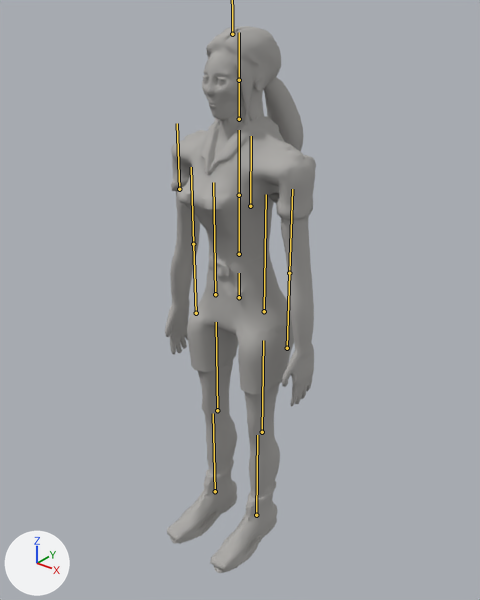
Renders of the glTF model models/keeper/female/keeper_female.glb from each side of a commit.
One viewpoint serves both versions: a 50 mm lens placed at (1.52, -1.89, 2.07), pointed at (-0.02, 0.03, 0.87). The lights are fixed; the arrows at lower left show +X, +Y and +Z. The first picture is the older version. Both versions are drawn at the pose saved in each file; the numbers are the values there. The bones that change, and the others that lie on the model, are drawn over the model as lines.
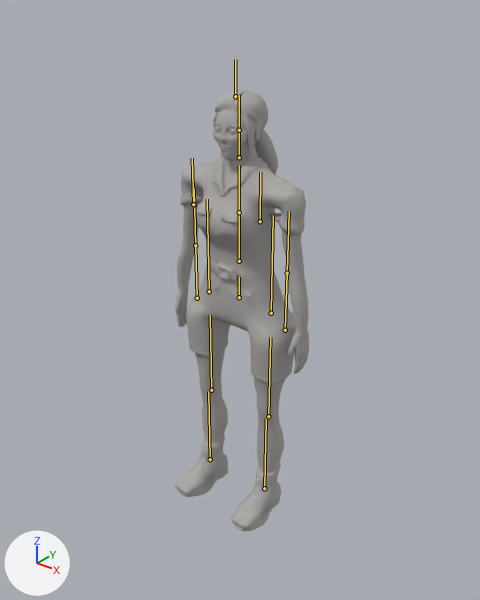
Location of each change, (x1, y1, x2, y2) in pixels of the pictures (480 x 600 px):
'Mesh_0', posed (11% narrower, 19% shorter)
    before: (165, 26, 316, 573)
    after: (175, 90, 309, 531)
bone 'hips', root to tip
    before: (239, 297) to (239, 273)
    after: (239, 297) to (239, 277)
bone 'chest', root to tip
    before: (239, 195) to (239, 130)
    after: (239, 212) to (239, 165)
bone 'head', root to tip
    before: (239, 80) to (239, 32)
    after: (239, 130) to (239, 95)
bone 'legUL', root to tip
    before: (264, 311) to (266, 194)
    after: (271, 313) to (273, 215)
bone 'legUR', root to tip
    before: (215, 294) to (213, 182)
    after: (209, 291) to (207, 199)

The change in detail:
Bone 'hips' (bone_hips) is rescaled from (0.79, 1.19, 1.29) to (1.0, 1.0, 1.0).
Bone 'chest' (bone_chest) is rescaled from (1.33, 1.12, 1.42) to (1.0, 1.0, 1.0).
Bone 'head' (bone_head) is rescaled from (0.94, 0.94, 0.94) to (1.0, 1.0, 1.0).
Bone 'hair' (bone_hair) is rescaled from (1.12, 1.18, 1.12) to (1.0, 1.0, 1.0).
Bone 'legUL' (bone_legul) is rescaled from (1.14, 1.0, 1.14) to (1.0, 1.0, 1.0).
Bone 'legUR' (bone_legur) is rescaled from (1.14, 1.0, 1.14) to (1.0, 1.0, 1.0).
